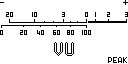
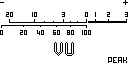
Comparing the layer stacks of the two 128 × 64 images. Changes:
painted on "Upuszczony bufor" over [left=111, top=57, right=127, bottom=62]
